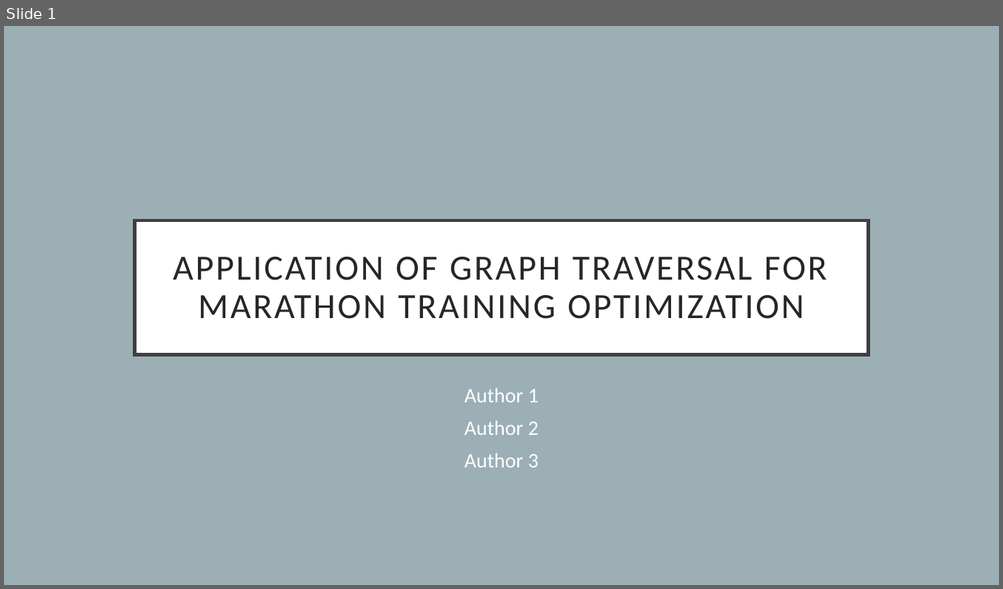
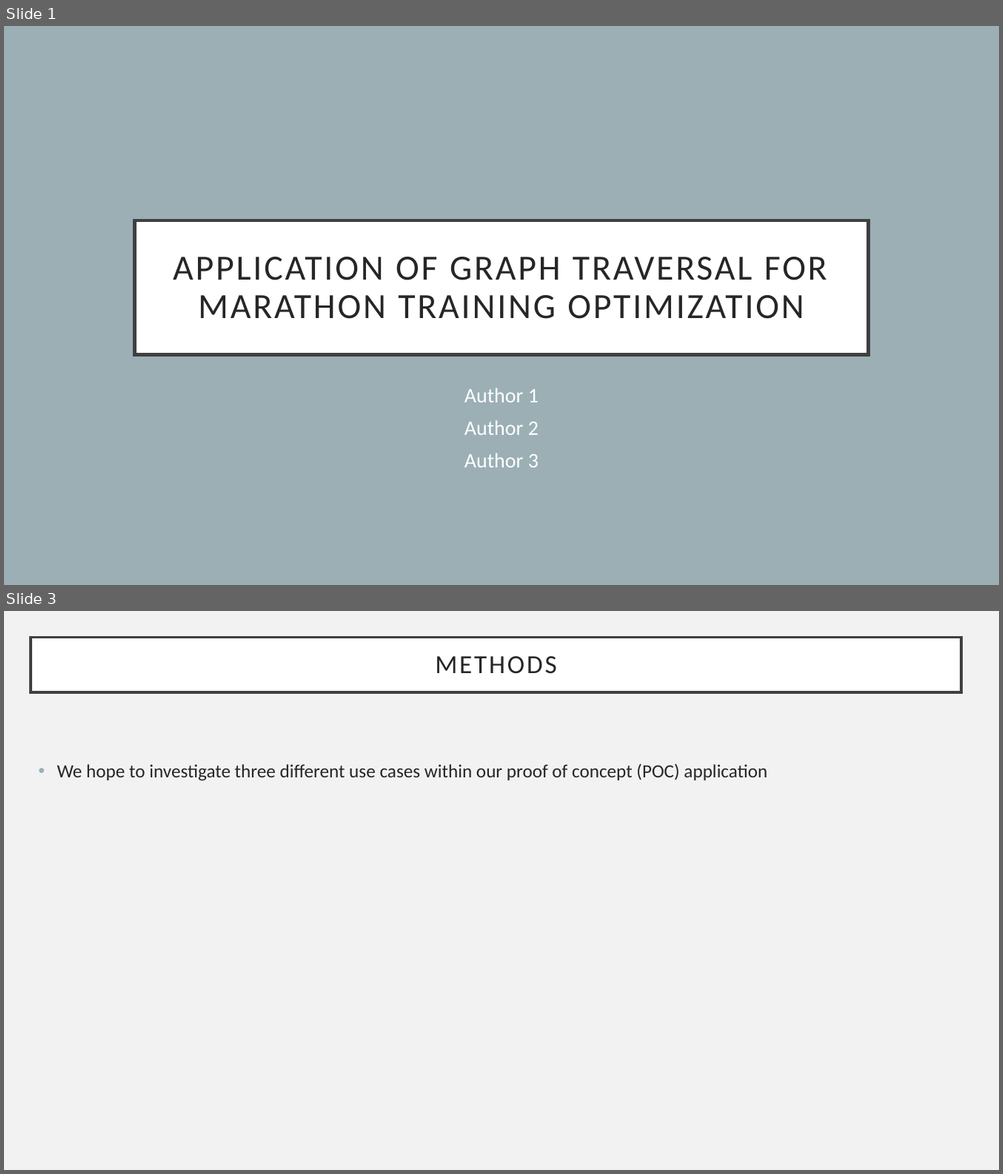
Before and after one commit to alkhalifas/boston-route-optimization, a slide deck: Project Presentation.pptx. Shown one above the other, each under a label of ours: slide 1 before the commit, slides 1 and 3 after it; the slides between them are not shown. The pictures are 1003x589 and 1003x1174 pixels, drawn with LibreOffice and Linux fonts; fonts in the diff are those of the drawing. Boxes give left, top, right and bottom in pixels: in the first picture for what was removed or moved away, otherwise in the second. Text is boxed around its words. In the diff, an @@ line names an element or a change of style, - is before the commit and + after.

```diff
--- a/Project Presentation.pptx
+++ b/Project Presentation.pptx
@@ slide 3 added at [4, 611, 999, 1170], background #F2F2F2 @@
@@ title added at [31, 637, 962, 692], fill #FFFFFF, outline #404040 2.5 pt, 25.2 pt, text #262626 @@
+METHODS
@@ text added at [57, 763, 767, 781], 18 pt, text #262626 @@
+• We hope to investigate three different use cases within our proof of concept (POC) application
```
Also in this commit, not shown: 2 other slides added, 2 slides removed.
